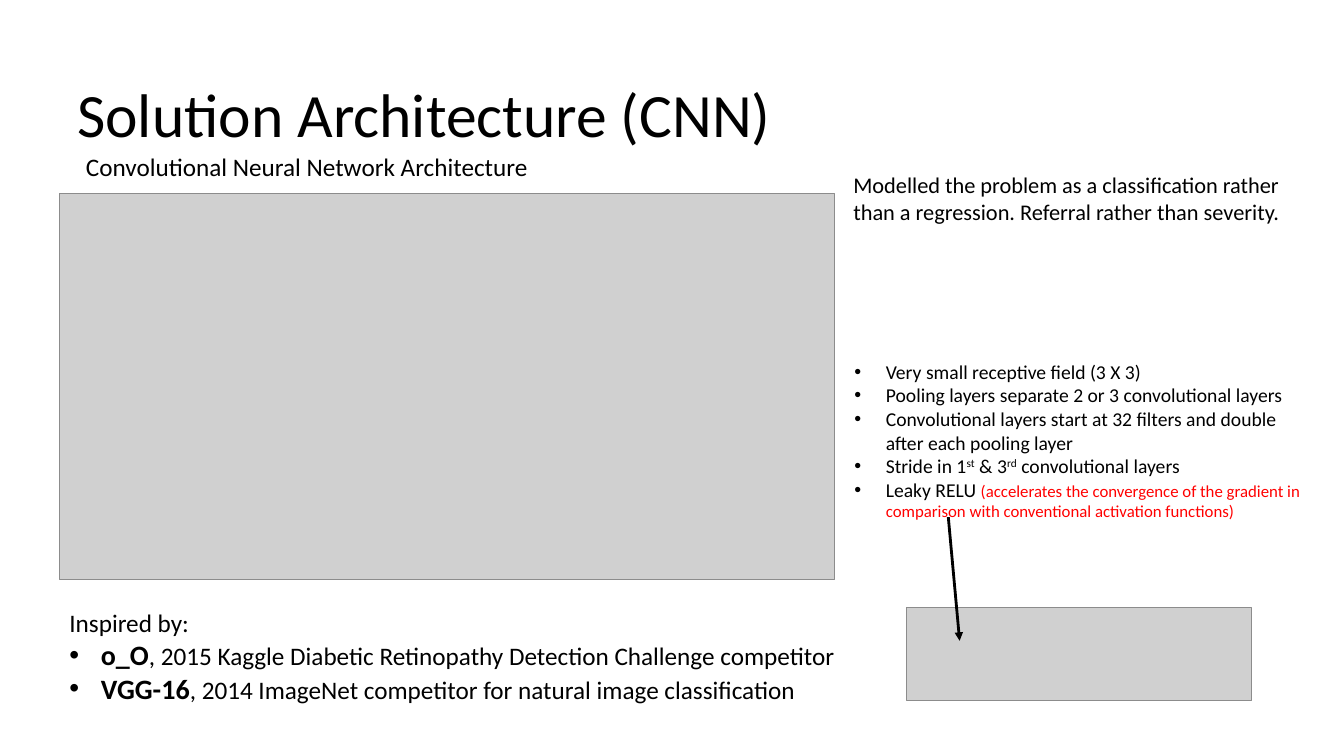
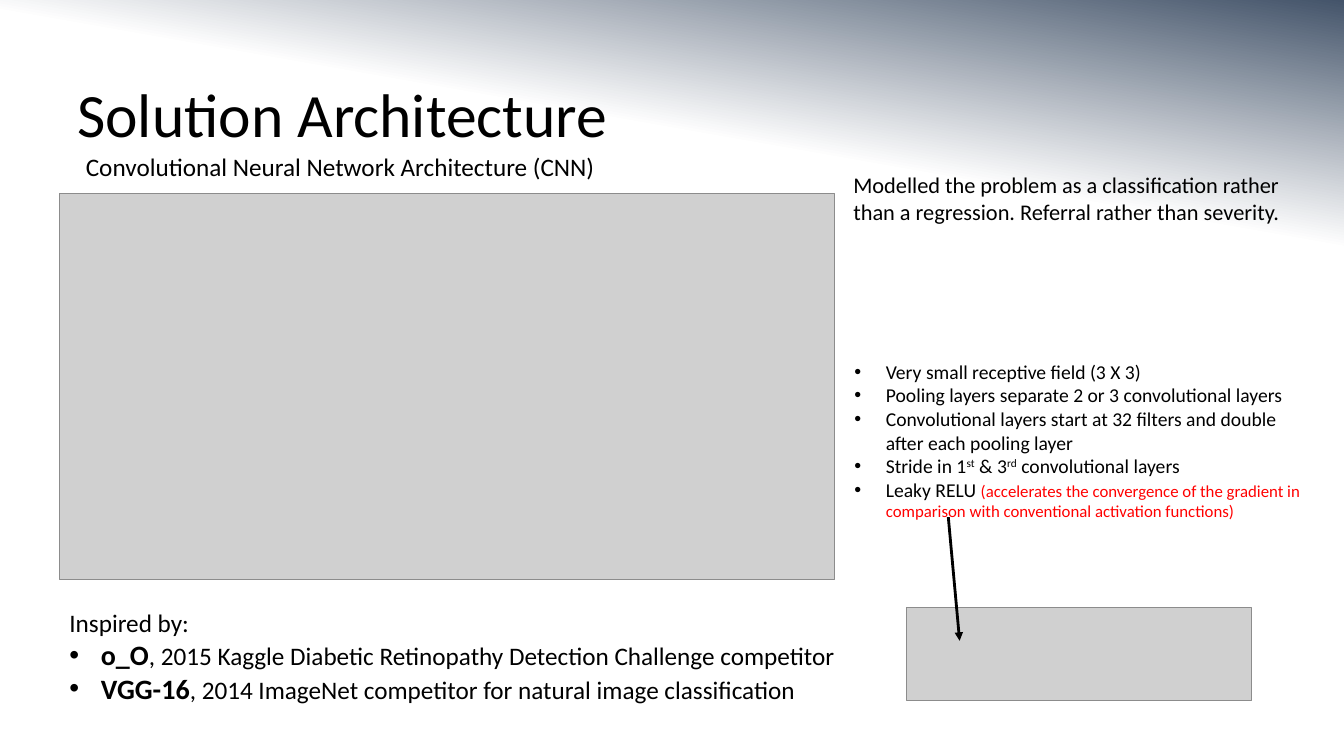
Before and after one commit to MorganMWJ/sem1020-paper-presentations, a slide deck: slide 4 of dr_slides.pptx. Drawn at 1344x756 pixels with LibreOffice and Linux fonts; fonts in the diff are those of the drawing; grey boxes stand for pictures. Boxes give left, top, right and bottom in pixels: in the first picture for what was removed or moved away, otherwise in the second. Text is boxed around its words. In the diff, an @@ line names an element or a change of style, - is before the commit and + after.

```diff
--- a/dr_slides.pptx
+++ b/dr_slides.pptx
@@ background #FFFFFF to gradient #44546A to #FFFFFF @@
@@ title at box(77, 94, 606, 138): text changed @@
-Solution Architecture (CNN)
+Solution Architecture
@@ text at box(86, 157, 594, 180): text changed @@
-Convolutional Neural Network Architecture
+Convolutional Neural Network Architecture (CNN)
```
Also in this commit, not shown: 8 other slides changed, 3 slides added, 2 slides removed, 4 other files.
